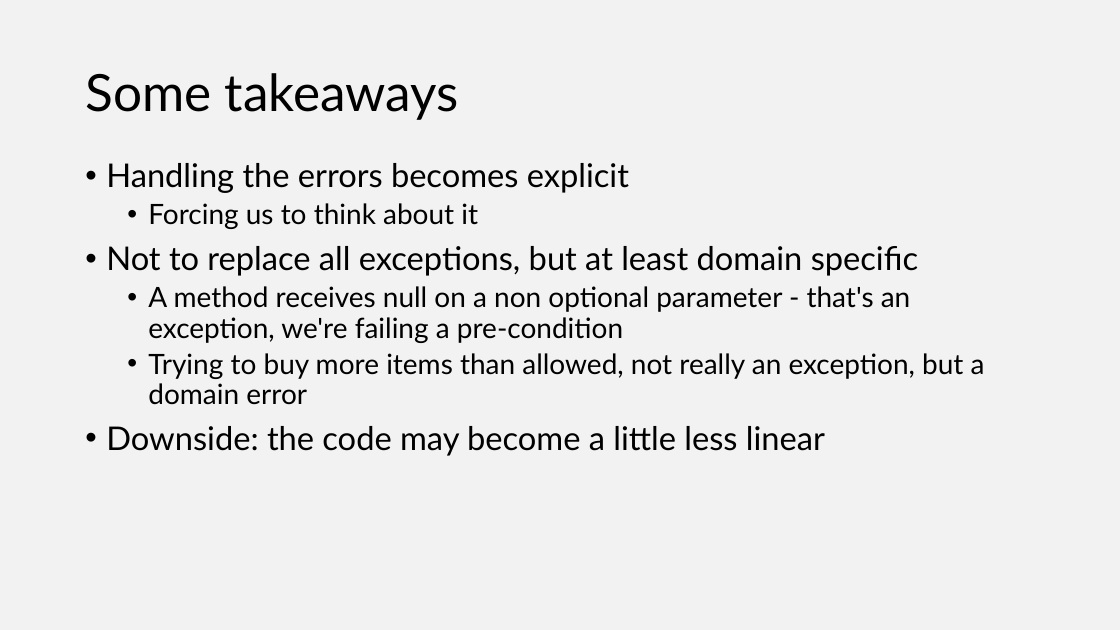
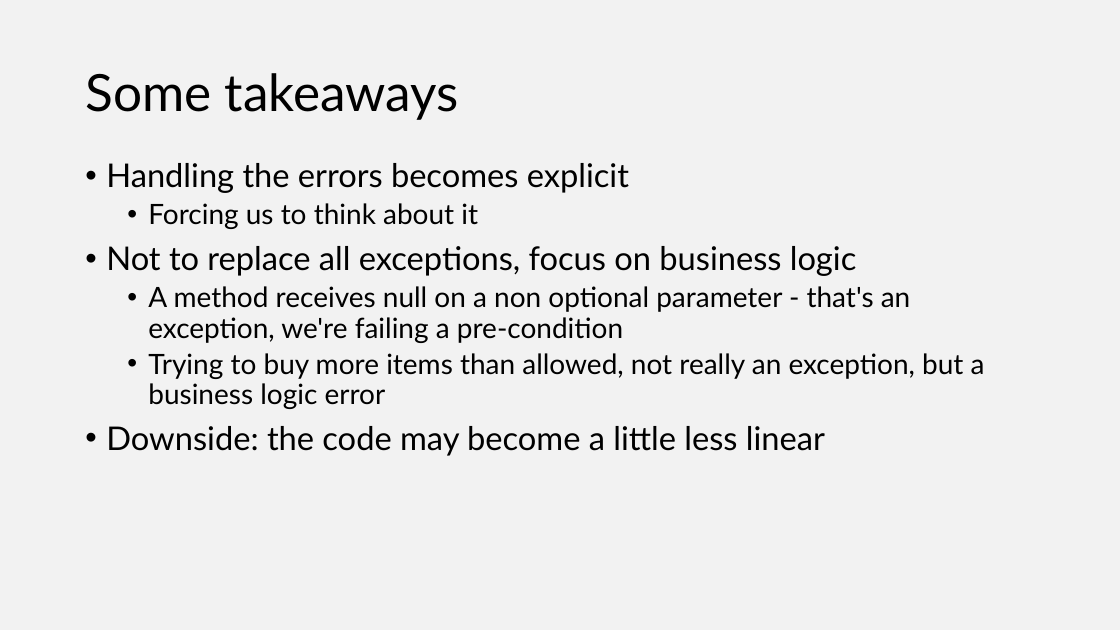
Before and after one commit to joaofbantunes/OOPsIDidItAgain, a slide deck: slide 33 of presentation/OOPsIDidItAgain.pptx (slide 32 before the commit). Drawn at 1120x630 pixels with LibreOffice and Linux fonts; fonts in the diff are those of the drawing. Boxes give left, top, right and bottom in pixels: in the first picture for what was removed or moved away, otherwise in the second. Text is boxed around its words. In the diff, an @@ line names an element or a change of style, - is before the commit and + after.

Commit message:
2023 updates (#2)
* Updating slides

* Updating .NET version

```diff
--- a/presentation/OOPsIDidItAgain.pptx
+++ b/presentation/OOPsIDidItAgain.pptx
@@ text at bbox=[106, 246, 856, 276]: text changed @@
-• Not to replace all exceptions, but at least domain specific
+• Not to replace all exceptions, focus on business logic
@@ text at bbox=[148, 353, 985, 409]: text changed @@
-  • Trying to buy more items than allowed, not really an exception, but a domain error
+  • Trying to buy more items than allowed, not really an exception, but a business logic error
```
Also in this commit, not shown: 9 other slides changed, 1 slide added, 1 other file.
